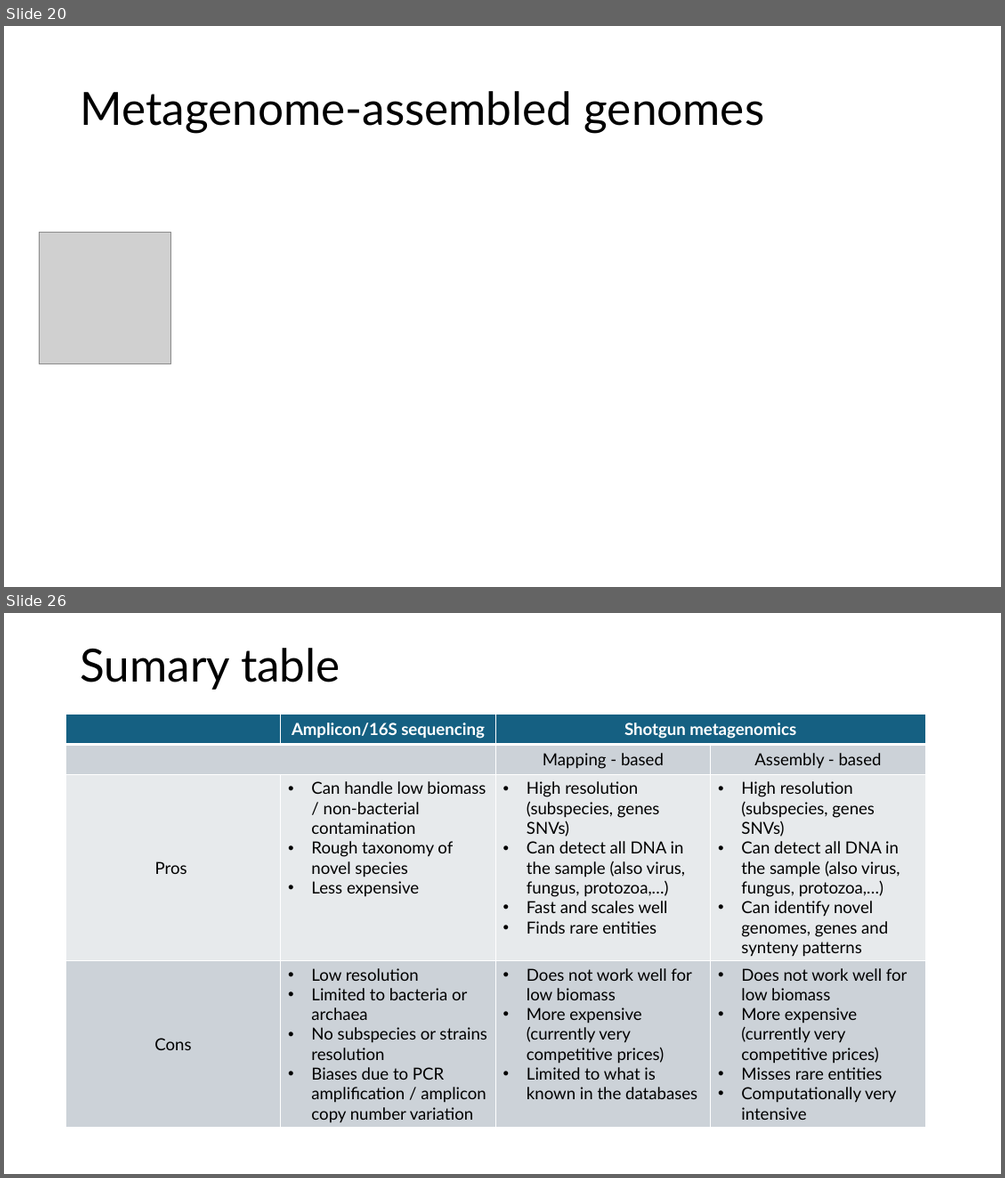
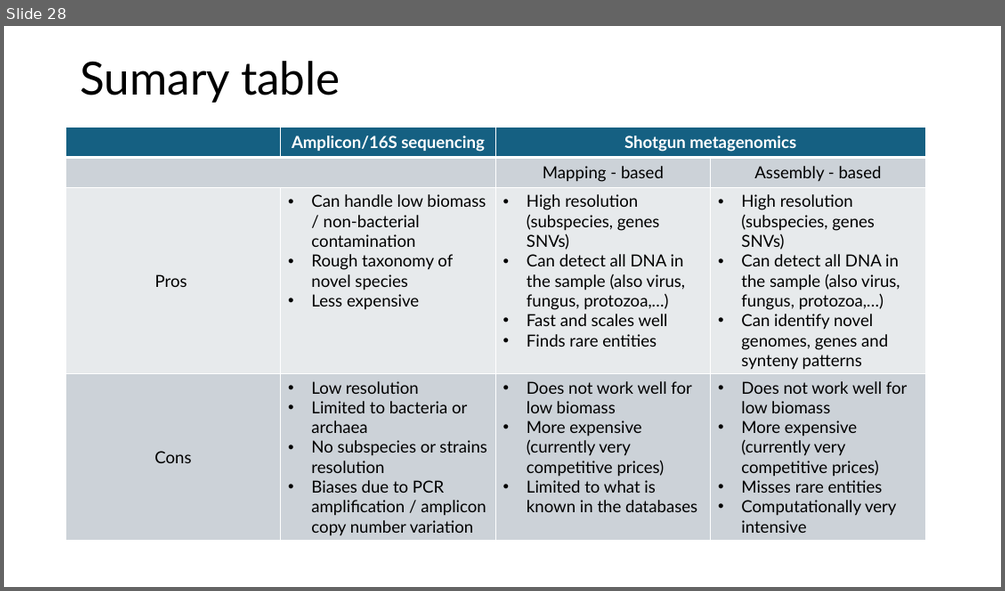
Before and after one commit to biosustain/dsp_metagenomics_training, a slide deck: course_contents/IntroMetagenomics.pptx. Shown one above the other, each under a label of ours: slides 20 and 26 before the commit, slide 28 after it; the slides between them are not shown. The pictures are 1005x1178 and 1005x591 pixels, drawn with LibreOffice and Linux fonts; fonts in the diff are those of the drawing; grey boxes stand for pictures. Boxes give left, top, right and bottom in pixels: in the first picture for what was removed or moved away, otherwise in the second. Text is boxed around its words. In the diff, an @@ line names an element or a change of style, - is before the commit and + after.

```diff
--- a/course_contents/IntroMetagenomics.pptx
+++ b/course_contents/IntroMetagenomics.pptx
@@ slide 20 removed at [4, 26, 1001, 587], background #FFFFFF @@
@@ title removed at [80, 91, 765, 133] @@
-Metagenome-assembled genomes
@@ picture removed at [39, 232, 171, 364] @@
@@ what was slide 26 is now slide 28 @@
```
Also in this commit, not shown: 4 slides changed, 11 slides added, 3 other slides removed.
